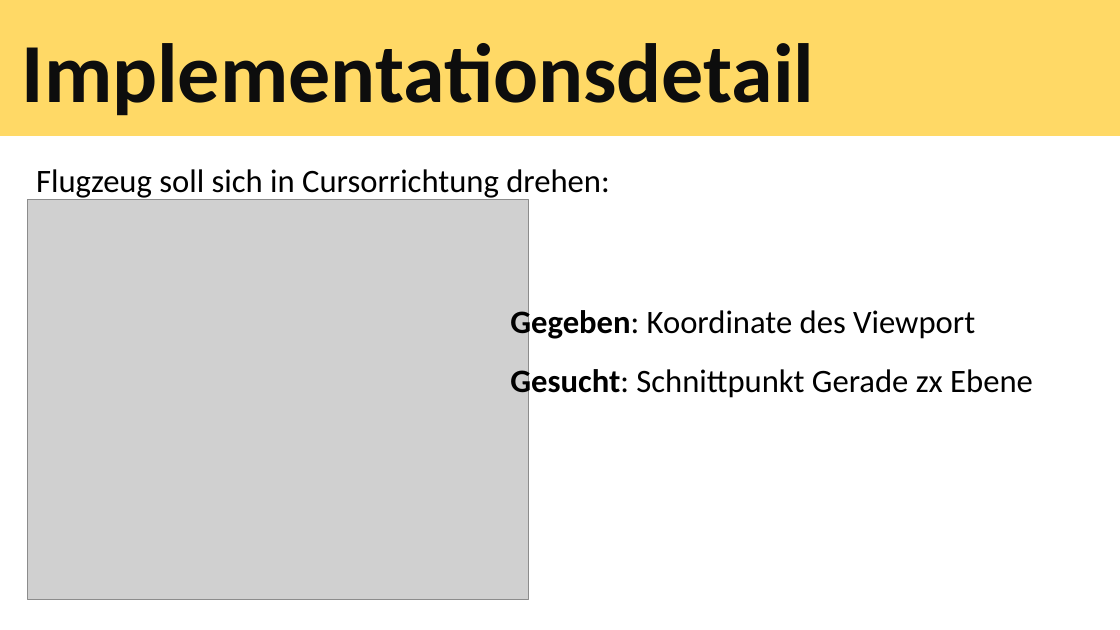
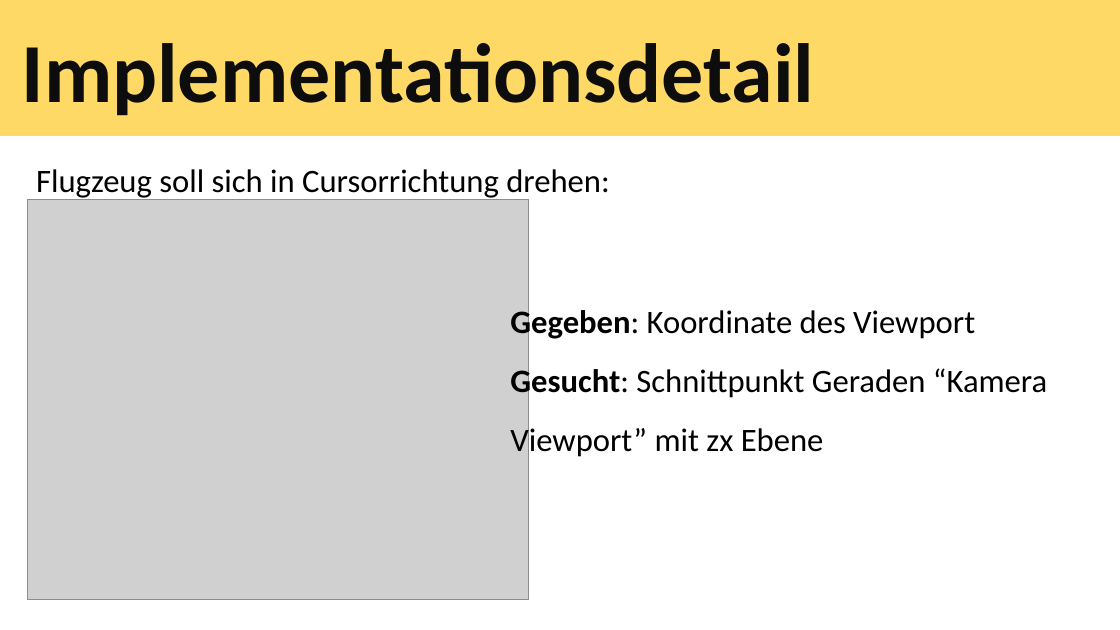
Before and after one commit to tscheims1/ogre, a slide deck: slide 13 of ogrepresentation.pptx. Drawn at 1120x630 pixels with LibreOffice and Linux fonts; fonts in the diff are those of the drawing; grey boxes stand for pictures. Boxes give left, top, right and bottom in pixels: in the first picture for what was removed or moved away, otherwise in the second. Text is boxed around its words. In the diff, an @@ line names an element or a change of style, - is before the commit and + after.

```diff
--- a/ogrepresentation.pptx
+++ b/ogrepresentation.pptx
@@ text at [510,365,1047,459]: text changed @@
-Gesucht: Schnittpunkt Gerade zx Ebene
+Gesucht: Schnittpunkt Geraden “Kamera Viewport” mit zx Ebene
```
Also in this commit, not shown: 6 other slides changed.
